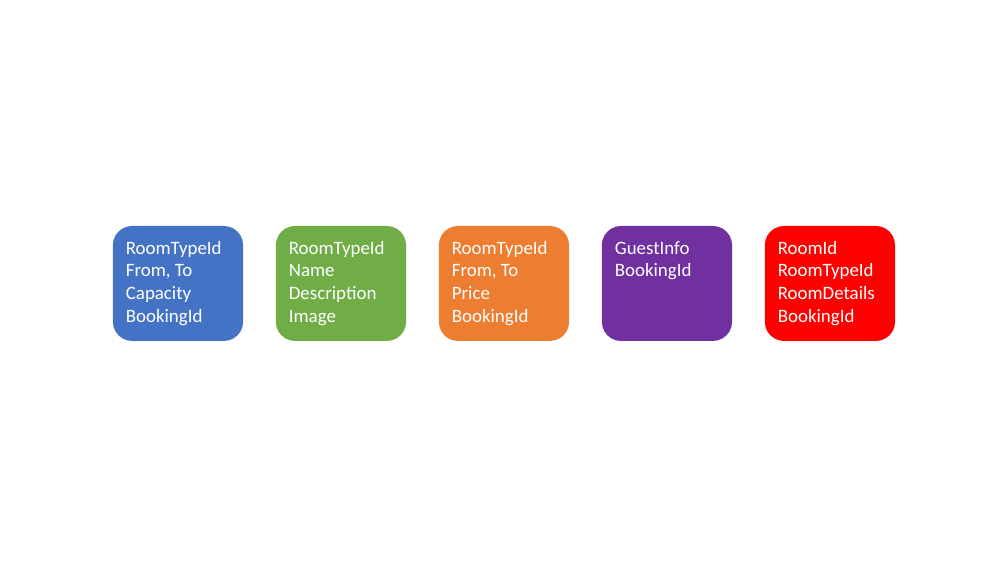
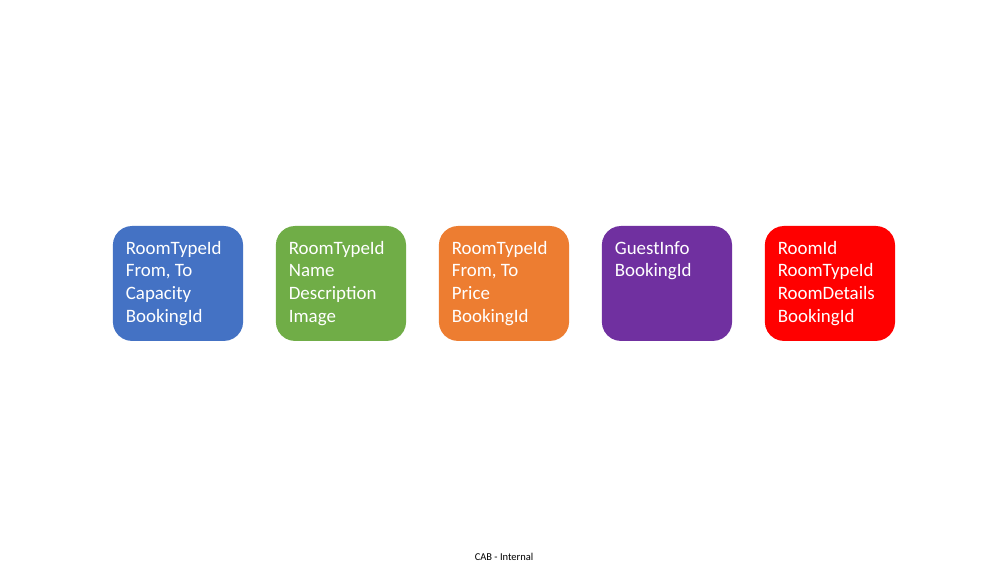
Before and after one commit to JonasSamuelsson/presentations, a slide deck: slide 12 of 2019-03-intro-to-service-oriented-distributed-systems/intro to service oriented distributed systems.pptx. Drawn at 1008x567 pixels with LibreOffice and Linux fonts; fonts in the diff are those of the drawing. Boxes give left, top, right and bottom in pixels: in the first picture for what was removed or moved away, otherwise in the second. Text is boxed around its words. In the diff, an @@ line names an element or a change of style, - is before the commit and + after.

```diff
--- a/2019-03-intro-to-service-oriented-distributed-systems/intro to service oriented distributed systems.pptx
+++ b/2019-03-intro-to-service-oriented-distributed-systems/intro to service oriented distributed systems.pptx
@@ text added at (475, 553, 533, 560), 10 pt, text #000000 @@
+CAB - Internal
```
Also in this commit, not shown: 10 other slides changed.
